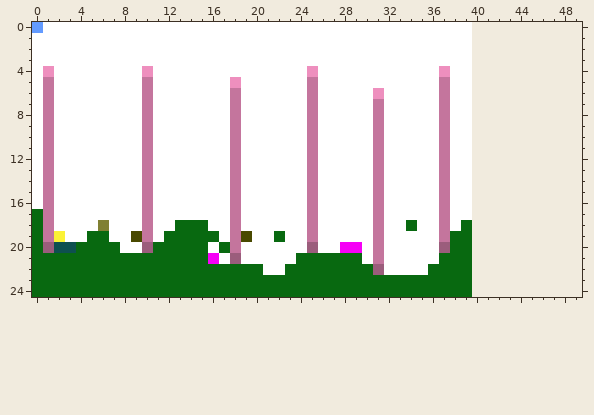
One commit to this pixel-art sprite: src/res/fases/level2.png. Above: the version before the commit.
The file is 40x25 pixels. The old version is drawn lined up with the new one, on the new canvas.
After the commit:
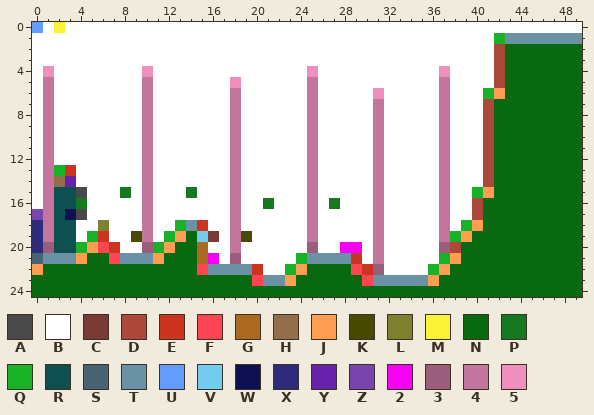
Palette (. is transparent): A #494949  B #ffffff  C #793b34  D #ac4839  E #cd3420  F #ff4551  G #ac6920  H #946d4a  J #ff9d52  K #494900  L #808033  M #fbf236  N #086910  P #157920  Q #18b229  R #0e5050  S #496372  T #6a91a4  U #639bff  V #72ccf2  W #0e1052  X #2d2c7a  Y #6722ac  Z #7845ac  2 #f600f6  3 #9b5d7c  4 #c4759d  5 #ee8fbe
The exact change:
canvas 40x25 -> 50x25
Changed rows in their new state; - is an unchanged pixel.
first column x 0:
 0 --M-------------------------------------BBBBBBBBBB
 1 ----------------------------------------BBQTTTTTTT
 2 ----------------------------------------BBDNNNNNNN
 3 ----------------------------------------BBDNNNNNNN
 4 ----------------------------------------BBDNNNNNNN
 5 ----------------------------------------BBDNNNNNNN
 6 ----------------------------------------BQJNNNNNNN
 7 ----------------------------------------BDNNNNNNNN
 8 ----------------------------------------BDNNNNNNNN
 9 ----------------------------------------BDNNNNNNNN
10 ----------------------------------------BDNNNNNNNN
11 ----------------------------------------BDNNNNNNNN
12 ----------------------------------------BDNNNNNNNN
13 --QE------------------------------------BDNNNNNNNN
14 --HY------------------------------------BDNNNNNNNN
15 --RRA---P-----P-------------------------QJNNNNNNNN
16 --RRP----------------P-----P------------DNNNNNNNNN
17 Z-RWA-----------------------------------DNNNNNNNNN
18 X-RR---------QTE------------------B----QJNNNNNNNNN
19 X-RR-QE-----QJ-VC-----B---------------QJNNNNNNNNNN
20 X---QJFE---QJ--G-B--------------------D-NNNNNNNNNN
21 STTTJ--FTTTJ---G--------QTTTTE-------QJ-NNNNNNNNNN
22 J--------------FTTTTE--QJ----FE-----QJ--NNNNNNNNNN
23 --------------------FTTJ------FTTTTTJ---NNNNNNNNNN
24 ----------------------------------------NNNNNNNNNN
